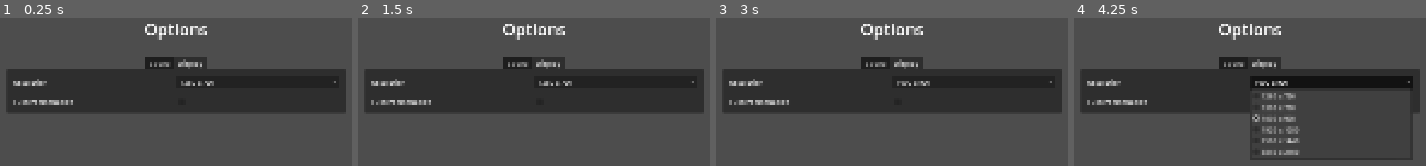
Above: before the commit, frames 1-4 (left to right).
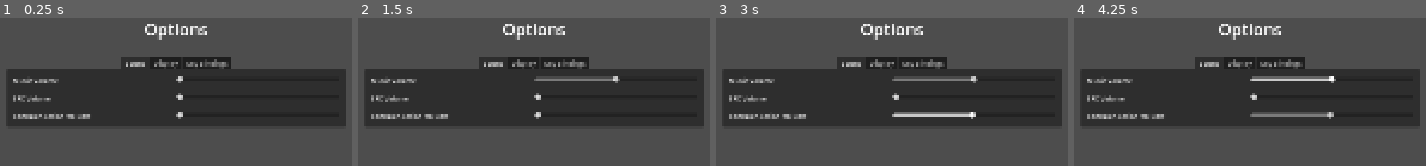
Above: after the commit, the same moments.

Repository: oliwiatarent/godot_game
Game: Godot game, scene res://hud/options_menu/options_menu.tscn
Two runs of this game, one before a commit and one after it. Both use one fixed random seed, a clock stepped at 60 frames per second and the inputs below. This scene is started directly instead of the project's main scene.
Inputs (mouse positions are in pixels of both pictures, inside the frame that each line leads up to):
- Up to frame 1 (0.25 s): no input
- Up to frame 2 (1.5 s): click (614, 81) at 0.5 s, where only the run before the commit has a clickable "1280 x 720"; tap Enter at 1.25 s; move the mouse to (outside the picture) at 1.27 s; hold D (move_right) from 1.28 s (still down); tap E (action) at 1.35 s; click (outside the picture) at 1.42 s
- Up to frame 3 (3 s): tap Space at 2 s; move the mouse to (outside the picture) at 2.02 s; release D (move_right) at 2.03 s; hold S (move_down) 2.03-2.78 s; tap E (action) at 2.1 s; click (outside the picture) at 2.17 s; tap Enter at 2.75 s; move the mouse to (972, 115) at 2.77 s; hold D (move_right) from 2.78 s (still down); click (972, 115) at 2.85 s
- Up to frame 4 (4.25 s): tap E (action) at 3.05 s; release D (move_right) at 3.5 s; click (1330, 81) at 3.5 s, where only the run before the commit has a clickable "1600 x 900"

The runs differ from the first frame. In frame 1, 10% of the frame differs, in the area x 1-99%, y 26-73%; in frame 2, 11%; in frame 3, 12%; in frame 4, 14%, in the area x 1-99%, y 26-96%.

Commit message:
Zmiana przypisania przycisków

Diff:
--- a/hud/options_menu/display.gd
+++ b/hud/options_menu/display.gd
@@ -15,9 +15,6 @@
 func _ready() -> void:
 	_setup_resolution_options()
 	_update_ui_state()
-
-	fullscreen_check_box.toggled.connect(_on_fullscreen_toggled)
-	resolution_option_button.item_selected.connect(_on_resolution_selected)
 
 
 func _setup_resolution_options() -> void:
--- /dev/null
+++ b/hud/options_menu/key_bindings.gd
@@ -0,0 +1,73 @@
+extends MarginContainer
+
+@onready var container = $VerticalContainer
+
+var is_remapping: bool = false
+var action_name: String = ''
+var clicked_button: Button = null
+
+func _ready() -> void:
+	create_key_nodes()
+
+
+func create_key_nodes():
+	var events = InputMap.get_actions()
+
+	for event in events:
+		if event.begins_with("ui_"):
+			continue
+
+		var horizontal_container = HBoxContainer.new()
+		var label = Label.new()
+		var button = Button.new()
+
+		label.text = event
+		label.size_flags_horizontal = Control.SIZE_EXPAND_FILL
+		button.size_flags_horizontal = Control.SIZE_EXPAND_FILL
+
+		var action_events = InputMap.action_get_events(event)
+		if action_events.size() > 0:
+			button.text = action_events[0].as_text().trim_suffix(" (Physical)")
+		else:
+			button.text = "Brak"
+
+		button.pressed.connect(_on_button_pressed.bind(button, event))
+
+		horizontal_container.add_child(label)
+		horizontal_container.add_child(button)
+
+		container.add_child(horizontal_container)
+
+
+func update_button_text() -> void:
+	var events = InputMap.action_get_events(action_name)
+	if events.size() > 0:
+		clicked_button.text = events[0].as_text().trim_suffix(" (Physical)")
+	else:
+		clicked_button.text = "Brak"
+
+
+func _on_button_pressed(button, event) -> void:
+	is_remapping = true
+	button.text = "Press a new button..."
+	action_name = event
+	clicked_button = button
+
+
+func _unhandled_input(event: InputEvent) -> void:
+	if not is_remapping:
+		return
+
+	if event is InputEventKey or event is InputEventMouseButton:
+		if event is InputEventKey and event.keycode == KEY_ESCAPE:
+			is_remapping = false
+			update_button_text()
+			return
+
+		InputMap.action_erase_events(action_name)
+		InputMap.action_add_event(action_name, event)
+
+		is_remapping = false
+		update_button_text()
+
+		get_viewport().set_input_as_handled()
--- a/hud/options_menu/options_menu.tscn
+++ b/hud/options_menu/options_menu.tscn
@@ -1,6 +1,7 @@
 [gd_scene format=3 uid="uid://cjo786nrwb2j3"]
 
 [ext_resource type="Script" uid="uid://cmjfvpsot0khc" path="res://hud/options_menu/display.gd" id="1_b30cw"]
+[ext_resource type="Script" uid="uid://x22ldkxht33m" path="res://hud/options_menu/key_bindings.gd" id="2_s88r4"]
 
 [node name="OptionsMenu" type="Control" unique_id=1300551176]
 layout_mode = 3
@@ -22,7 +23,7 @@
 offset_left = -406.5
 offset_top = -473.0
 offset_right = 406.5
-offset_bottom = 18.0
+offset_bottom = 464.0
 grow_horizontal = 2
 grow_vertical = 0
 
@@ -39,10 +40,9 @@
 [node name="TabContainer" type="TabContainer" parent="VerticalContainer" unique_id=1207094057]
 layout_mode = 2
 tab_alignment = 1
-current_tab = 1
+current_tab = 0
 
 [node name="Sound" type="MarginContainer" parent="VerticalContainer/TabContainer" unique_id=1905614015]
-visible = false
 layout_mode = 2
 theme_override_constants/margin_left = 15
 theme_override_constants/margin_top = 15
@@ -94,6 +94,7 @@
 size_flags_horizontal = 3
 
 [node name="Display" type="MarginContainer" parent="VerticalContainer/TabContainer" unique_id=636847719]
+visible = false
 layout_mode = 2
 theme_override_constants/margin_left = 15
 theme_override_constants/margin_top = 15
@@ -132,5 +133,19 @@
 layout_mode = 2
 size_flags_horizontal = 3
 
+[node name="Key Bindings" type="MarginContainer" parent="VerticalContainer/TabContainer" unique_id=365462538]
+visible = false
+layout_mode = 2
+theme_override_constants/margin_left = 15
+theme_override_constants/margin_top = 15
+theme_override_constants/margin_right = 15
+theme_override_constants/margin_bottom = 15
+script = ExtResource("2_s88r4")
+metadata/_tab_index = 2
+
+[node name="VerticalContainer" type="VBoxContainer" parent="VerticalContainer/TabContainer/Key Bindings" unique_id=38422909]
+layout_mode = 2
+theme_override_constants/separation = 20
+
 [connection signal="item_selected" from="VerticalContainer/TabContainer/Display/VerticalContainer/ResolutionContainer/ResolutionOptionButton" to="VerticalContainer/TabContainer/Display" method="_on_resolution_selected"]
 [connection signal="toggled" from="VerticalContainer/TabContainer/Display/VerticalContainer/FullScreenContainer/FullScreenCheckBox" to="VerticalContainer/TabContainer/Display" method="_on_fullscreen_toggled"]
Not shown, added: hud/options_menu/key_bindings.gd.uid
